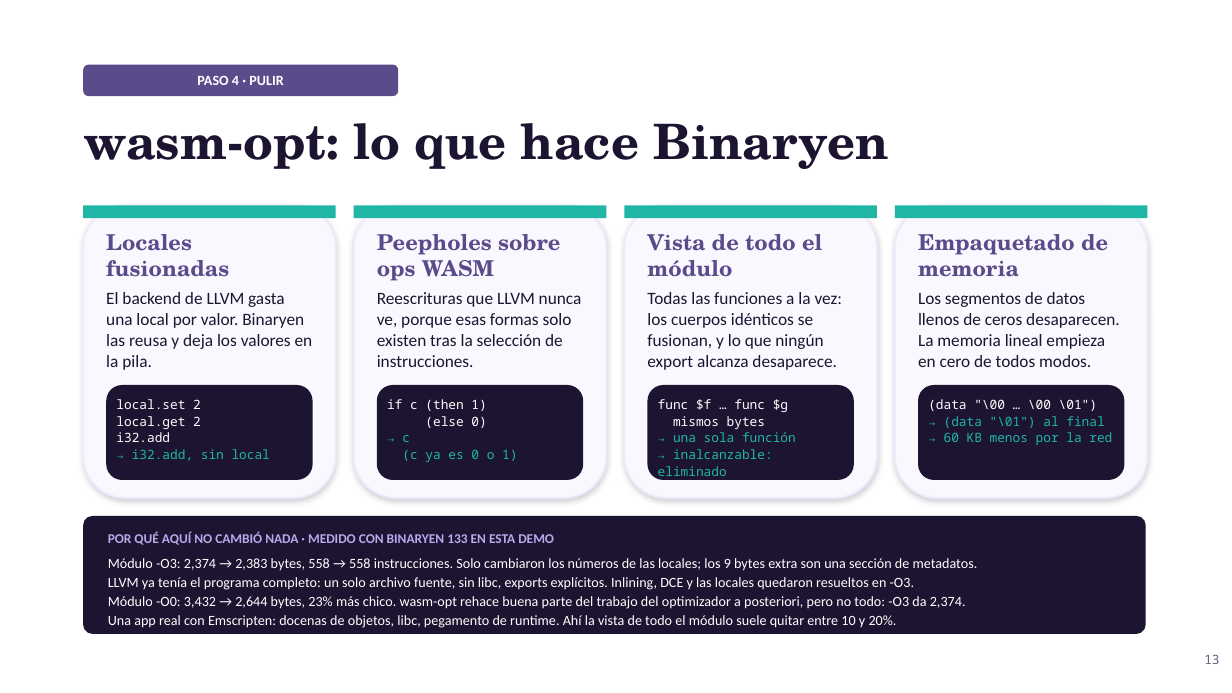
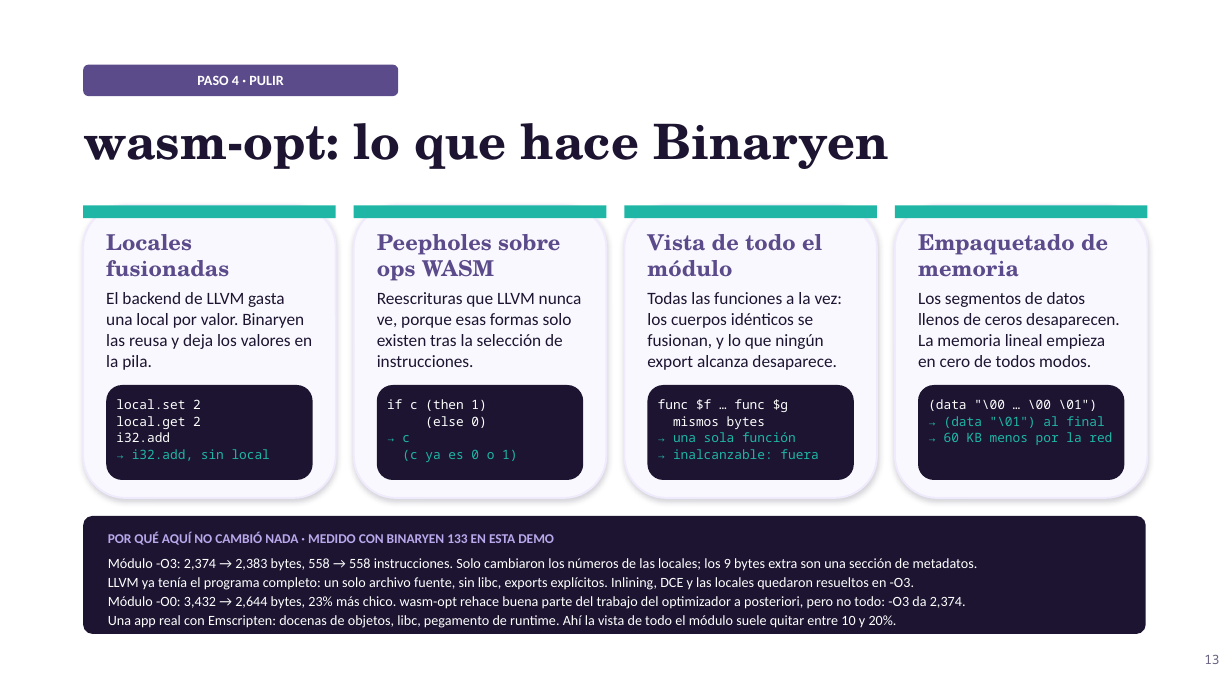
Before and after one commit to kevinwkt/from-cpp-to-the-browser, a slide deck: slide 13 of slides/From-Cpp-to-the-Browser-JSConfMX-2026-ES.pptx. Drawn at 1232x693 pixels with LibreOffice and Linux fonts; fonts in the diff are those of the drawing. Boxes give left, top, right and bottom in pixels: in the first picture for what was removed or moved away, otherwise in the second. Text is boxed around its words. In the diff, an @@ line names an element or a change of style, - is before the commit and + after.

```diff
--- a/slides/From-Cpp-to-the-Browser-JSConfMX-2026-ES.pptx
+++ b/slides/From-Cpp-to-the-Browser-JSConfMX-2026-ES.pptx
@@ text at (673, 449, 818, 459): text changed @@
-→ inalcanzable: eliminado
+→ inalcanzable: fuera
```
Also in this commit, not shown: 1 other slide changed, 2 other files.
